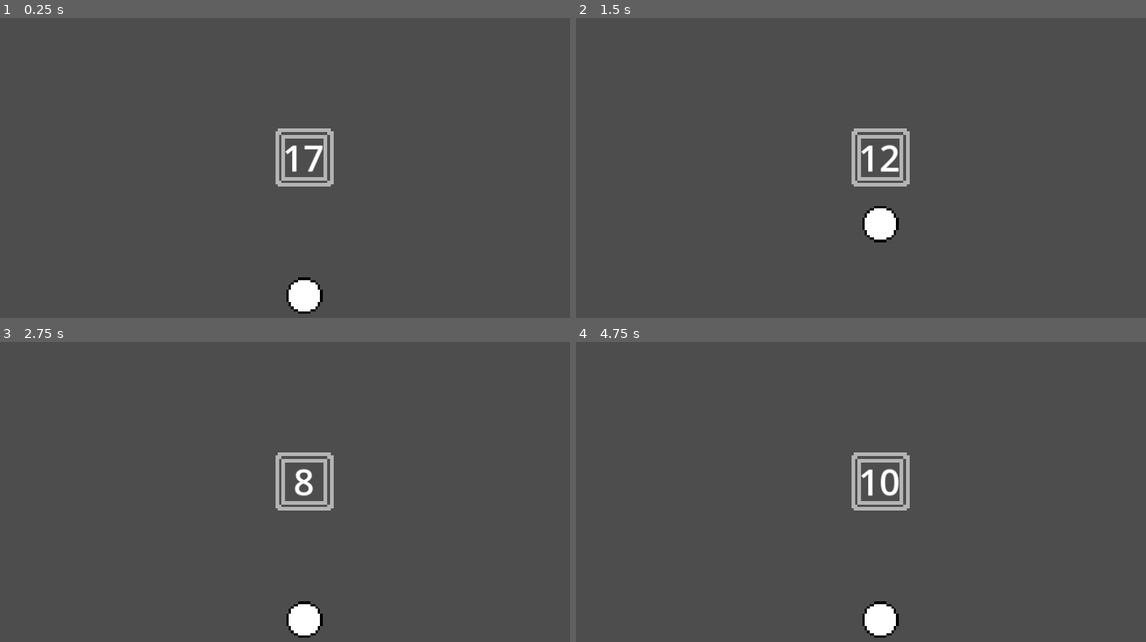
Above: before the commit, frames 1-4 (two rows, left to right).
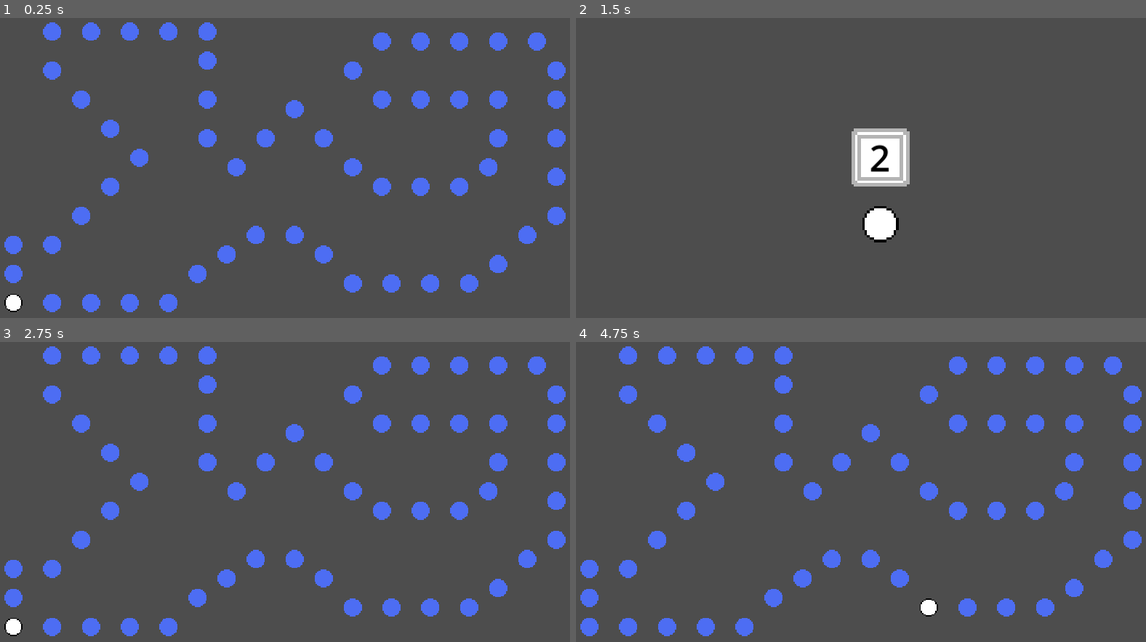
Above: after the commit, the same moments.

Repository: secretmtgdev/Board-Game
Game: Godot game, scene res://scenes/dice/die_hit_qte.tscn
The game is run twice, just before and just after one commit, with the same random seed, the same clock (stepped at 60 frames per second) and the same inputs. The project has no main scene, so this scene is started directly.
Inputs:
- Up to frame 1 (0.25 s): no input
- Up to frame 2 (1.5 s): tap R (roll_die, bound only after the commit) at 0.6 s; tap Space (hit_die) at 1.35 s
- Up to frame 3 (2.75 s): tap R (roll_die, bound only after the commit) at 1.55, 2.1 s
- Up to frame 4 (4.75 s): tap R (roll_die, bound only after the commit) at 2.85, 3.8, 4.35 s; tap Enter at 3.5 s; hold Space (hit_die) 3.53-4.28 s

The runs differ from the first frame. In frame 1, 10% of the frame differs, in the area x 0-100%, y 1-99%; in frame 2, 1.0%; in frame 3, 10%; in frame 4, 10%.

Commit message:
Added the board and movement along the board based off of the die roll

Diff:
--- a/project.godot
+++ b/project.godot
@@ -16,10 +16,11 @@
 
 [autoload]
 
-Utils="*res://scripts/singletons/Utils.gd"
 SignalManager="*res://scripts/singletons/SignalManager.gd"
+ArtManager="*res://scripts/singletons/ArtManager.gd"
 SceneManager="*res://scripts/singletons/SceneManager.gd"
 GameManager="*res://scripts/singletons/GameManager.gd"
+Utils="*res://scripts/singletons/Utils.gd"
 
 [display]
 
@@ -36,6 +37,11 @@
 "events": [Object(InputEventKey,"resource_local_to_scene":false,"resource_name":"","device":-1,"window_id":0,"alt_press …(191 unchanged characters)…
 ]
 }
+roll_die={
+"deadzone": 0.5,
+"events": [Object(InputEventKey,"resource_local_to_scene":false,"resource_name":"","device":-1,"window_id":0,"alt_pressed":false,"shift_pressed":false,"ctrl_pressed":false,"meta_pressed":false,"pressed":false,"keycode":0,"physical_keycode":82,"key_label":0,"unicode":114,"location":0,"echo":false,"script":null)
+]
+}
 
 [rendering]
 
--- /dev/null
+++ b/scenes/Board/board.tscn
@@ -0,0 +1,192 @@
+[gd_scene load_steps=4 format=3 uid="uid://2snqd0x5p2ng"]
+
+[ext_resource type="Script" path="res://scripts/board/board.gd" id="1_0arwg"]
+[ext_resource type="PackedScene" uid="uid://tsiogaxw6ipd" path="res://scenes/Board/space.tscn" id="1_ukh5p"]
+[ext_resource type="PackedScene" uid="uid://ba2f3iq5xnrey" path="res://scenes/characters/player.tscn" id="2_5hcrc"]
+
+[node name="Board" type="Node2D"]
+script = ExtResource("1_0arwg")
+
+[node name="BoardSpaces" type="Node2D" parent="."]
+
+[node name="Space" parent="BoardSpaces" instance=ExtResource("1_ukh5p")]
+position = Vector2(16, 248)
+
+[node name="Space2" parent="BoardSpaces" instance=ExtResource("1_ukh5p")]
+position = Vector2(48, 248)
+
+[node name="Space3" parent="BoardSpaces" instance=ExtResource("1_ukh5p")]
+position = Vector2(80, 248)
+
+[node name="Space4" parent="BoardSpaces" instance=ExtResource("1_ukh5p")]
+position = Vector2(112, 248)
+
+[node name="Space5" parent="BoardSpaces" instance=ExtResource("1_ukh5p")]
+position = Vector2(144, 248)
+
+[node name="Space6" parent="BoardSpaces" instance=ExtResource("1_ukh5p")]
+position = Vector2(168, 224)
+
+[node name="Space7" parent="BoardSpaces" instance=ExtResource("1_ukh5p")]
+position = Vector2(192, 208)
+
+[node name="Space8" parent="BoardSpaces" instance=ExtResource("1_ukh5p")]
+position = Vector2(216, 192)
+
+[node name="Space9" parent="BoardSpaces" instance=ExtResource("1_ukh5p")]
+position = Vector2(248, 192)
+
+[node name="Space10" parent="BoardSpaces" instance=ExtResource("1_ukh5p")]
+position = Vector2(272, 208)
+
+[node name="Space11" parent="BoardSpaces" instance=ExtResource("1_ukh5p")]
+position = Vector2(296, 232)
+
+[node name="Space12" parent="BoardSpaces" instance=ExtResource("1_ukh5p")]
+position = Vector2(328, 232)
+
+[node name="Space13" parent="BoardSpaces" instance=ExtResource("1_ukh5p")]
+position = Vector2(360, 232)
+
+[node name="Space14" parent="BoardSpaces" instance=ExtResource("1_ukh5p")]
+position = Vector2(392, 232)
+
+[node name="Space15" parent="BoardSpaces" instance=ExtResource("1_ukh5p")]
+position = Vector2(416, 216)
+
+[node name="Space16" parent="BoardSpaces" instance=ExtResource("1_ukh5p")]
+position = Vector2(440, 192)
+
+[node name="Space17" parent="BoardSpaces" instance=ExtResource("1_ukh5p")]
+position = Vector2(464, 176)
+
+[node name="Space18" parent="BoardSpaces" instance=ExtResource("1_ukh5p")]
+position = Vector2(464, 144)
+
+[node name="Space19" parent="BoardSpaces" instance=ExtResource("1_ukh5p")]
+position = Vector2(464, 112)
+
+[node name="Space20" parent="BoardSpaces" instance=ExtResource("1_ukh5p")]
+position = Vector2(464, 80)
+
+[node name="Space21" parent="BoardSpaces" instance=ExtResource("1_ukh5p")]
+position = Vector2(464, 56)
+
+[node name="Space22" parent="BoardSpaces" instance=ExtResource("1_ukh5p")]
+position = Vector2(448, 32)
+
+[node name="Space23" parent="BoardSpaces" instance=ExtResource("1_ukh5p")]
+position = Vector2(416, 32)
+
+[node name="Space24" parent="BoardSpaces" instance=ExtResource("1_ukh5p")]
+position = Vector2(384, 32)
+
+[node name="Space25" parent="BoardSpaces" instance=ExtResource("1_ukh5p")]
+position = Vector2(352, 32)
+
+[node name="Space26" parent="BoardSpaces" instance=ExtResource("1_ukh5p")]
+position = Vector2(320, 32)
+
+[node name="Space27" parent="BoardSpaces" instance=ExtResource("1_ukh5p")]
+position = Vector2(296, 56)
+
+[node name="Space28" parent="BoardSpaces" instance=ExtResource("1_ukh5p")]
+position = Vector2(320, 80)
+
+[node name="Space29" parent="BoardSpaces" instance=ExtResource("1_ukh5p")]
+position = Vector2(352, 80)
+
+[node name="Space30" parent="BoardSpaces" instance=ExtResource("1_ukh5p")]
+position = Vector2(384, 80)
+
+[node name="Space31" parent="BoardSpaces" instance=ExtResource("1_ukh5p")]
+position = Vector2(416, 80)
+
+[node name="Space32" parent="BoardSpaces" instance=ExtResource("1_ukh5p")]
+position = Vector2(416, 112)
+
+[node name="Space33" parent="BoardSpaces" instance=ExtResource("1_ukh5p")]
+position = Vector2(408, 136)
+
+[node name="Space34" parent="BoardSpaces" instance=ExtResource("1_ukh5p")]
+position = Vector2(384, 152)
+
+[node name="Space35" parent="BoardSpaces" instance=ExtResource("1_ukh5p")]
+position = Vector2(352, 152)
+
+[node name="Space36" parent="BoardSpaces" instance=ExtResource("1_ukh5p")]
+position = Vector2(320, 152)
+
+[node name="Space37" parent="BoardSpaces" instance=ExtResource("1_ukh5p")]
+position = Vector2(296, 136)
+
+[node name="Space38" parent="BoardSpaces" instance=ExtResource("1_ukh5p")]
+position = Vector2(272, 112)
+
+[node name="Space39" parent="BoardSpaces" instance=ExtResource("1_ukh5p")]
+position = Vector2(248, 88)
+
+[node name="Space40" parent="BoardSpaces" instance=ExtResource("1_ukh5p")]
+position = Vector2(224, 112)
+
+[node name="Space41" parent="BoardSpaces" instance=ExtResource("1_ukh5p")]
+position = Vector2(200, 136)
+
+[node name="Space42" parent="BoardSpaces" instance=ExtResource("1_ukh5p")]
+position = Vector2(176, 112)
+
+[node name="Space43" parent="BoardSpaces" instance=ExtResource("1_ukh5p")]
+position = Vector2(176, 80)
+
+[node name="Space44" parent="BoardSpaces" instance=ExtResource("1_ukh5p")]
+position = Vector2(176, 48)
+
+[node name="Space45" parent="BoardSpaces" instance=ExtResource("1_ukh5p")]
+position = Vector2(176, 24)
+
+[node name="Space46" parent="BoardSpaces" instance=ExtResource("1_ukh5p")]
+position = Vector2(144, 24)
+
+[node name="Space47" parent="BoardSpaces" instance=ExtResource("1_ukh5p")]
+position = Vector2(112, 24)
+
+[node name="Space48" parent="BoardSpaces" instance=ExtResource("1_ukh5p")]
+position = Vector2(80, 24)
+
+[node name="Space49" parent="BoardSpaces" instance=ExtResource("1_ukh5p")]
+position = Vector2(48, 24)
+
+[node name="Space50" parent="BoardSpaces" instance=ExtResource("1_ukh5p")]
+position = Vector2(48, 56)
+
+[node name="Space51" parent="BoardSpaces" instance=ExtResource("1_ukh5p")]
+position = Vector2(72, 80)
+
+[node name="Space52" parent="BoardSpaces" instance=ExtResource("1_ukh5p")]
+position = Vector2(96, 104)
+
+[node name="Space53" parent="BoardSpaces" instance=ExtResource("1_ukh5p")]
+position = Vector2(120, 128)
+
+[node name="Space54" parent="BoardSpaces" instance=ExtResource("1_ukh5p")]
+position = Vector2(96, 152)
+
+[node name="Space55" parent="BoardSpaces" instance=ExtResource("1_ukh5p")]
+position = Vector2(72, 176)
+
+[node name="Space56" parent="BoardSpaces" instance=ExtResource("1_ukh5p")]
+position = Vector2(48, 200)
+
+[node name="Space57" parent="BoardSpaces" instance=ExtResource("1_ukh5p")]
+position = Vector2(16, 200)
+
+[node name="Space58" parent="BoardSpaces" instance=ExtResource("1_ukh5p")]
+position = Vector2(16, 224)
+
+[node name="Player" parent="." instance=ExtResource("2_5hcrc")]
+
+[node name="MoveTimer" type="Timer" parent="."]
+wait_time = 0.1
+one_shot = true
+
+[connection signal="timeout" from="MoveTimer" to="." method="_on_move_timer_timeout"]
--- /dev/null
+++ b/scenes/Board/space.tscn
@@ -0,0 +1,21 @@
+[gd_scene load_steps=4 format=3 uid="uid://tsiogaxw6ipd"]
+
+[ext_resource type="Script" path="res://scripts/board/space.gd" id="1_wk34m"]
+[ext_resource type="Texture2D" uid="uid://y784jepco8ei" path="res://art/space/blue_space.png" id="2_3cd47"]
+
+[sub_resource type="RectangleShape2D" id="RectangleShape2D_5ed41"]
+size = Vector2(16, 16)
+
+[node name="Space" type="Node2D"]
+script = ExtResource("1_wk34m")
+
+[node name="Sprite2D" type="Sprite2D" parent="."]
+texture_filter = 1
+texture = ExtResource("2_3cd47")
+
+[node name="Collider" type="Area2D" parent="."]
+
+[node name="CollisionShape2D" type="CollisionShape2D" parent="Collider"]
+shape = SubResource("RectangleShape2D_5ed41")
+
+[connection signal="body_entered" from="Collider" to="." method="_on_collider_body_entered"]
--- /dev/null
+++ b/scenes/characters/player.tscn
@@ -0,0 +1,9 @@
+[gd_scene load_steps=2 format=3 uid="uid://ba2f3iq5xnrey"]
+
+[ext_resource type="Texture2D" uid="uid://b5na1gkp6dbvk" path="res://art/player/player.png" id="1_hkyn5"]
+
+[node name="Player" type="Node2D"]
+
+[node name="Sprite2D" type="Sprite2D" parent="."]
+texture_filter = 1
+texture = ExtResource("1_hkyn5")
--- a/scenes/dice/die_roller.tscn
+++ b/scenes/dice/die_roller.tscn
@@ -1,10 +1,31 @@
-[gd_scene load_steps=6 format=3 uid="uid://d17q24y4od8i7"]
+[gd_scene load_steps=8 format=3 uid="uid://d17q24y4od8i7"]
 
 [ext_resource type="Script" path="res://scripts/dice/die_roller.gd" id="1_0vtcl"]
-[ext_resource type="Texture2D" uid="uid://cvx356nnfdbue" path="res://art/dice/generic_die_container.png" id="2_sxswk"]
+[ext_resource type="Texture2D" uid="uid://hpdtx5tg7pfy" path="res://art/dice/default_container.png" id="2_nxefm"]
+[ext_resource type="Texture2D" uid="uid://b3pc5syvr5yrr" path="res://art/dice/hit_container.png" id="3_x5vfi"]
+
+[sub_resource type="SpriteFrames" id="SpriteFrames_05ben"]
+animations = [{
+"frames": [{
+"duration": 1.0,
+"texture": ExtResource("2_nxefm")
+}],
+"loop": true,
+"name": &"default",
+"speed": 5.0
+}, {
+"frames": [{
+"duration": 1.0,
+"texture": ExtResource("3_x5vfi")
+}],
+"loop": true,
+"name": &"die_hit",
+"speed": 5.0
+}]
 
 [sub_resource type="LabelSettings" id="LabelSettings_lrp3w"]
 font_size = 30
+font_color = Color(0, 0, 0, 1)
 
 [sub_resource type="RectangleShape2D" id="RectangleShape2D_an0ca"]
 size = Vector2(48, 48)
@@ -24,9 +45,9 @@
 
 [node name="SelectedNumberTimer" type="Timer" parent="."]
 
-[node name="DieContainer" type="Sprite2D" parent="."]
+[node name="DieContainer" type="AnimatedSprite2D" parent="."]
 texture_filter = 1
-texture = ExtResource("2_sxswk")
+sprite_frames = SubResource("SpriteFrames_05ben")
 centered = false
 
 [node name="DieRollerPanel" type="Panel" parent="."]
--- /dev/null
+++ b/scripts/board/board.gd
@@ -0,0 +1,35 @@
+extends Node2D
+
+@onready var player: Node2D = $Player
+@onready var board_spaces: Node2D = $BoardSpaces
+@onready var move_timer: Timer = $MoveTimer
+
+var spaces
+var spaces_to_move = 0
+var current_space = GameManager.PREVIOUS_SPACE
+
+func _ready() -> void:
+	spaces = board_spaces.get_children()
+	spaces_to_move = GameManager.CURRENT_SPACE + GameManager.NUMBER_OF_SPACES - GameManager.PREVIOUS_SPACE if GameManager.CURRENT_SPACE < GameManager.PREVIOUS_SPACE else GameManager.CURRENT_SPACE - GameManager.PREVIOUS_SPACE
+	if !GameManager.NUMBER_OF_SPACES:
+		GameManager.NUMBER_OF_SPACES = len(spaces)
+	move_player()
+
+func _process(_delta) -> void:
+	if Input.is_action_just_pressed("roll_die"):
+		roll_die()
+
+func roll_die() -> void:
+	GameManager.PREVIOUS_SPACE = GameManager.CURRENT_SPACE
+	SceneManager.switch_to_scene("roll_die")
+
+func move_player() -> void:
+	player.position = spaces[current_space].position
+	move_timer.start()
+
+func _on_move_timer_timeout() -> void:
+	player.position = spaces[current_space].position
+	if spaces_to_move > 0:
+		spaces_to_move -= 1
+		current_space = (current_space + 1) % GameManager.NUMBER_OF_SPACES
+		move_timer.start()
--- /dev/null
+++ b/scripts/board/space.gd
@@ -0,0 +1,24 @@
+extends Node2D
+
+@onready var sprite_2d: Sprite2D = $Sprite2D
+@onready var collision_shape_2d: CollisionShape2D = $Collider/CollisionShape2D
+
+var space_type: GameManager.SpaceType
+
+func _ready() -> void:
+	set_type(GameManager.SpaceType.BLUE)
+
+func set_type(type: GameManager.SpaceType) -> void:
+	space_type = type
+	_set_sprite()
+
+func _set_sprite() -> void:
+	match space_type:
+		GameManager.SpaceType.BLUE:
+			sprite_2d.texture = ArtManager.SPACES["blue"]
+		GameManager.SpaceType.RED:
+			sprite_2d.texture = ArtManager.SPACES["red"]
+
+func _on_collider_body_entered(body: Node2D) -> void:
+	# detect a player landing here
+	pass
--- a/scripts/dice/die_roller.gd
+++ b/scripts/dice/die_roller.gd
@@ -2,6 +2,8 @@
 
 @onready var current_number_label: Label = $DieRollerPanel/CurrentNumberLabel
 @onready var selected_number_timer: Timer = $SelectedNumberTimer
+@onready var die_container: AnimatedSprite2D = $DieContainer
+
 
 var rng = RandomNumberGenerator.new()
 var tic: int = 0
@@ -13,6 +15,7 @@
 var max: int
 
 func _ready() -> void:
+	die_container.play("default")
 	default_position = position
 	set_die_range()
 	SignalManager.qte_in_progress.emit()
@@ -31,10 +34,11 @@
 
 func handle_number_selection() -> void:
 	waiting = true
+	die_container.play("die_hit")
 	selected_number_timer.start()
 	linear_velocity = Vector2(0, -150)
 
-func set_die_range(start: int = 1, end: int = 20) -> void:
+func set_die_range(start: int = 1, end: int = 10) -> void:
 	min = start
 	max = end
 
@@ -48,14 +52,15 @@
 	current_number_label.text = str(num)
 	cur_num = num
 
-func reset_die() -> void:
-	waiting = false
-	set_deferred("freeze", true)
+#func reset_die() -> void:
+	#die_container.play("default")
+	#waiting = false
+	#set_deferred("freeze", true)
 
 func _on_selected_number_timer_timeout() -> void:
-	reset_die()
-	#SignalManager.die_rolled.emit(cur_num)
-	#SignalManager.die_hit_done.emit()
+	#reset_die()
+	GameManager.CURRENT_SPACE = (GameManager.CURRENT_SPACE + cur_num) % GameManager.NUMBER_OF_SPACES
+	SceneManager.switch_to_scene("board_a")
 
 func _on_about_to_collide_body_entered(body: Node2D) -> void:
 	if body is DiePlayer:
--- /dev/null
+++ b/scripts/singletons/ArtManager.gd
@@ -0,0 +1,6 @@
+extends Node
+
+var SPACES = {
+	"blue": preload("res://art/space/blue_space.png"),
+	"red": preload("res://art/space/red_space.png")
+}
--- a/scripts/singletons/GameManager.gd
+++ b/scripts/singletons/GameManager.gd
@@ -1,7 +1,12 @@
 extends Node
 
 const DIE_ROLLER = preload("res://scenes/dice/die_roller.tscn")
-const SPACE_SIZE:int = 32
+const SPACE = preload("res://scenes/Board/space.tscn")
+
+const SPACE_SIZE:int = 16
+var PREVIOUS_SPACE = 0
+var CURRENT_SPACE = 0
+var NUMBER_OF_SPACES = 0
 
 enum GameDifficulty {
 	EASY,
@@ -9,14 +14,20 @@
 	HARD
 }
 
+enum SpaceType {
+	BLUE,
+	RED
+}
+
 var CUR_DIFFICULTY = GameDifficulty.EASY
-var CUR_WORLD = "World1"
+var CUR_BOARD = "board_a"
 
 func _ready() -> void:
+	load_current_world()
 	SignalManager.die_hit_done.connect(load_current_world)
 
 func load_current_world() -> void:
-	SceneManager.switch_to_scene(CUR_WORLD)
+	SceneManager.switch_to_scene(CUR_BOARD)
 
 func set_difficulty(newDifficulty: GameDifficulty) -> void:
 	CUR_DIFFICULTY = newDifficulty
--- a/scripts/singletons/SceneManager.gd
+++ b/scripts/singletons/SceneManager.gd
@@ -1,7 +1,8 @@
 extends Node
 
 const SCENES = {
-	"DieHit": preload("res://scenes/dice/die_hit_qte.tscn")
+	"roll_die": preload("res://scenes/dice/die_hit_qte.tscn"),
+	"board_a": preload("res://scenes/Board/board.tscn")
 }
 
 func switch_to_scene(scene_to_load: String) -> void:
Binary file added: art/dice/default_container.png
Not shown, added: art/dice/default_container.png.import
Binary file removed: art/dice/generic_die_container.png
Binary file added: art/dice/hit_container.png
Not shown, added: art/dice/hit_container.png.import
Binary file added: art/space/blue_space.png
Not shown, changed: art/space/blue_space.png.import
Binary file added: art/space/red_space.png
Not shown, added: art/space/red_space.png.import
Not shown, changed: .DS_Store
